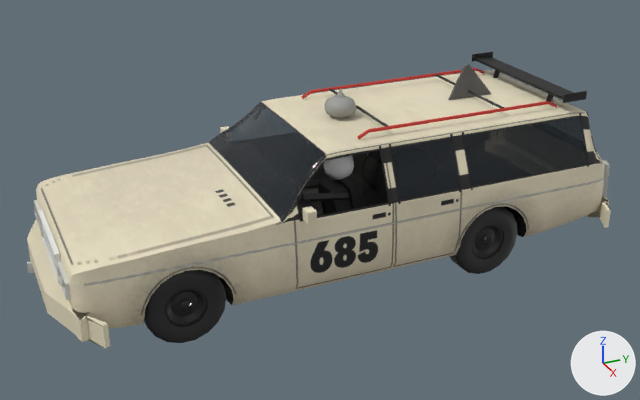
The glTF model public/cars/field/models/685_sp.glb as it was, and as the next commit left it.
Camera for both pictures: a 50 mm lens placed at (7.11, -3.06, 4.21), pointed at (0.07, 0.11, 0.69). Every picture has the same lights, and +X, +Y and +Z are marked at lower right. The first picture is the older version. Vertices at exactly the same position are counted once.

In view in the first picture: 'body', 'wheel_fl', 'wheel_rl'.
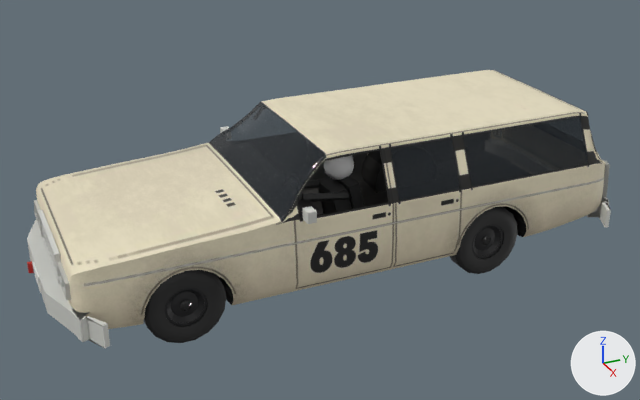
Edits to the bpy script that builds the scene:
```text
Change me_body_mesh:
    used by ob_body; location = (0.0, 0.0, 0.0)
    remove me_body_mesh.from_pydata(...)  # 4228 vertices, 7824 faces; spans x -1.23..1.23, y -2.57..2.97, z 0.28..1.82
    add me_body_mesh.from_pydata(...)  # 4057 vertices, 7526 faces; spans x -1.23..1.23, y -2.57..2.97, z 0.28..1.48
    me_body_mesh part 1: a new loose piece, a box spanning x -0.09..0.21, y -2.544..-2.534, z 0.385..0.535, in mat_car685_sp_livery (picture img_685_sp_livery)
    me_body_mesh part 2: 12 loose pieces with 179 vertices, spanning x -0.78..0.78, y 0.19..2.56, z 1.46..1.82, are deleted
    me_body_mesh part 3: 772 kept faces spanning x -1.23..1.23, y -2.57..2.97, z 0.3..1.12 get new texture (UV) coordinates
```

Location of each change, [x1, y1, x2, y2] in pixels of the pictures (640 x 400 px):
'body', reshaped (6% shorter)
    before: [27, 52, 611, 349]
    after: [27, 70, 611, 349]
part 1 of me_body_mesh, added
    after: [33, 262, 41, 293]
part 2 of me_body_mesh, deleted
    before: [301, 52, 587, 139]
part 3 of me_body_mesh, surface changed
    both: [27, 126, 611, 349]
